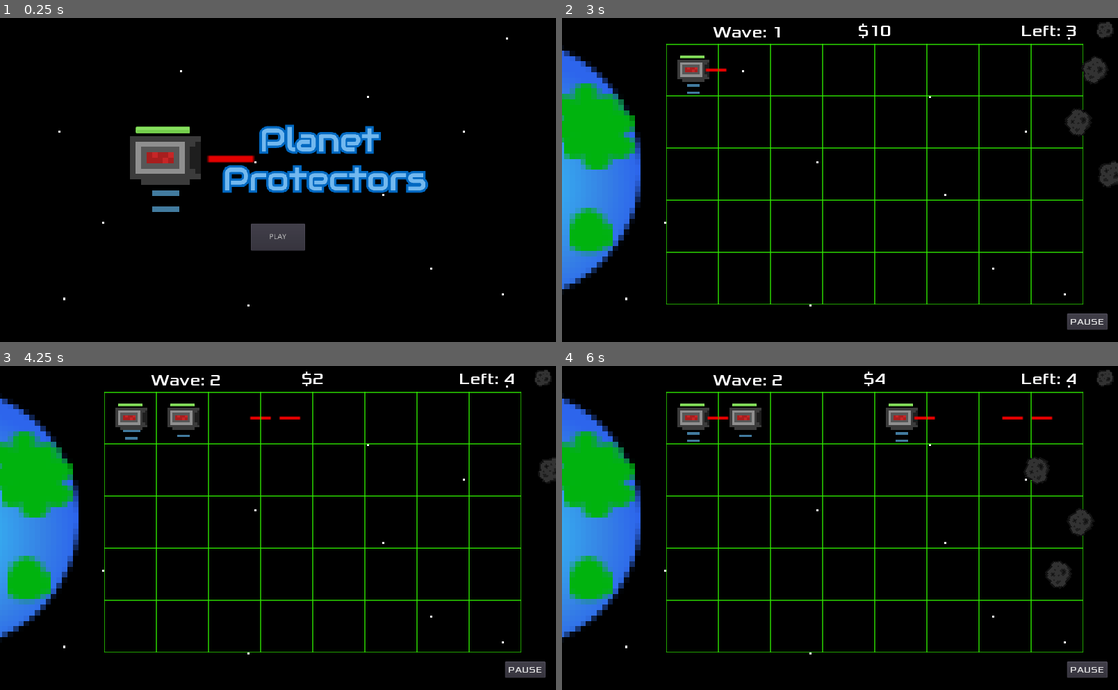
Above: before the commit, frames 1-4 (two rows, left to right).
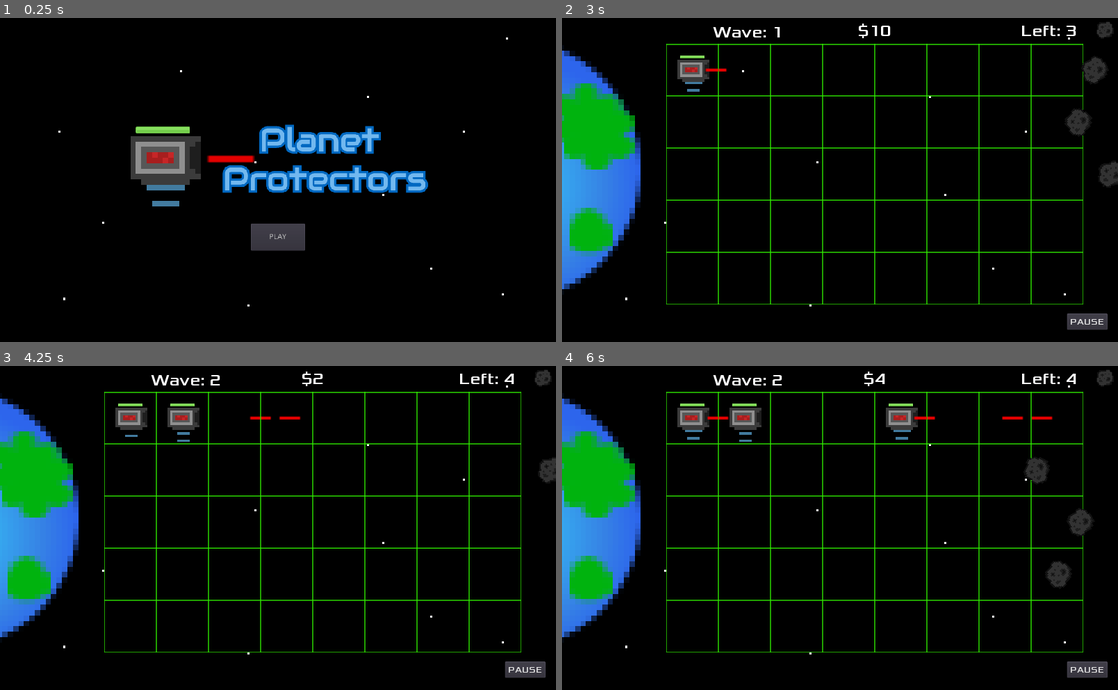
Above: after the commit, the same moments.

Repository: EthanMHolland/PlanetProtectors
Game: Godot game, scene res://src/TitleScreen.tscn
Two runs of this game, one before a commit and one after it. Both use one fixed random seed, a clock stepped at 60 frames per second and the inputs below.
Inputs (mouse positions are in pixels of both pictures, inside the frame that each line leads up to):
- Up to frame 1 (0.25 s): no input
- Up to frame 2 (3 s): click "PLAY" at 0.5 s; click "PAUSE" at 1.25 s; click "RESUME" at 2 s; move the mouse to (689, 69) at 2.77 s; tap 0 (add_funds) at 2.85 s; click (689, 69) at 2.92 s
- Up to frame 3 (4.25 s): move the mouse to (183, 417) at 3.52 s; tap = (increase_wave) at 3.6 s; click (183, 417) at 3.67 s
- Up to frame 4 (6 s): move the mouse to (795, 417) at 4.27 s; click (795, 417) at 4.35 s; move the mouse to (851, 417) at 5.02 s; tap - (stop_asteroid_spawning) at 5.1 s; click (851, 417) at 5.17 s; move the mouse to (901, 417) at 5.77 s; tap 0 (add_funds) at 5.85 s; click (901, 417) at 5.92 s

The runs differ from the first frame. In frame 1, 0.4% of the frame differs, in the area x 23-34%, y 36-60%; in frame 2, less than 0.1%; in frame 3, 0.1%; in frame 4, 0.2%.

Commit message:
Clean Code

Diff:
--- a/project/src/LaserTower.gd
+++ b/project/src/LaserTower.gd
@@ -1,12 +1,13 @@
 extends Area2D
 
-signal tower_destroyed
+#signal tower_destroyed
 
 const LASER = preload("Laser.tscn")
 
 var _bar_red = preload("res://assets/barHorizontal_red.png")
 var _bar_green = preload("res://assets/barHorizontal_green.png")
 var _bar_yellow = preload("res://assets/barHorizontal_yellow.png")
+
 
 var _health := 3
 var _shots_left := 15
@@ -18,10 +19,6 @@
 
 func _process(_delta):
 	_check_health()
-#deletes tower if health is 0 or below
-#	if _health <= 0:
-#		emit_signal("tower_destroyed")
-#		queue_free()
 
 #deletes tower if amount of shots left is 0 or below
 	if _shots_left <= 0:
--- a/project/src/LaserTower.tscn
+++ b/project/src/LaserTower.tscn
@@ -40,7 +40,6 @@
 position = Vector2( 0, 1.77778 )
 frames = SubResource( 4 )
 animation = "idling"
-frame = 1
 playing = true
 
 [node name="CollisionShape2D" type="CollisionShape2D" parent="."]
--- a/project/src/Level.gd
+++ b/project/src/Level.gd
@@ -1,6 +1,7 @@
 extends Node2D
 
 signal paused
+signal sfxvolume
 
 const BASE_ASTEROID_AMOUNT := 3
 
@@ -168,6 +169,7 @@
 	$BackgroundMusic.volume_db = $PauseMenu/MusicSlider.value
 	$AsteroidExplodeSound.volume_db = $PauseMenu/SFXSlider.value
 	$NewWaveSound.volume_db = $PauseMenu/SFXSlider.value
+	emit_signal("sfxvolume", $PauseMenu/SFXSlider.value)
 	get_tree().paused = false
 
 
--- a/project/src/Level.tscn
+++ b/project/src/Level.tscn
@@ -35,11 +35,11 @@
 [sub_resource type="DynamicFont" id=6]
 font_data = ExtResource( 6 )
 
+[sub_resource type="DynamicFont" id=7]
+size = 25
+font_data = ExtResource( 6 )
+
 [sub_resource type="DynamicFont" id=8]
-size = 25
-font_data = ExtResource( 6 )
-
-[sub_resource type="DynamicFont" id=7]
 font_data = ExtResource( 6 )
 
 [node name="Level" type="Node2D"]
Not shown: 3 places in project/src/Level.tscn that only renumber resources
